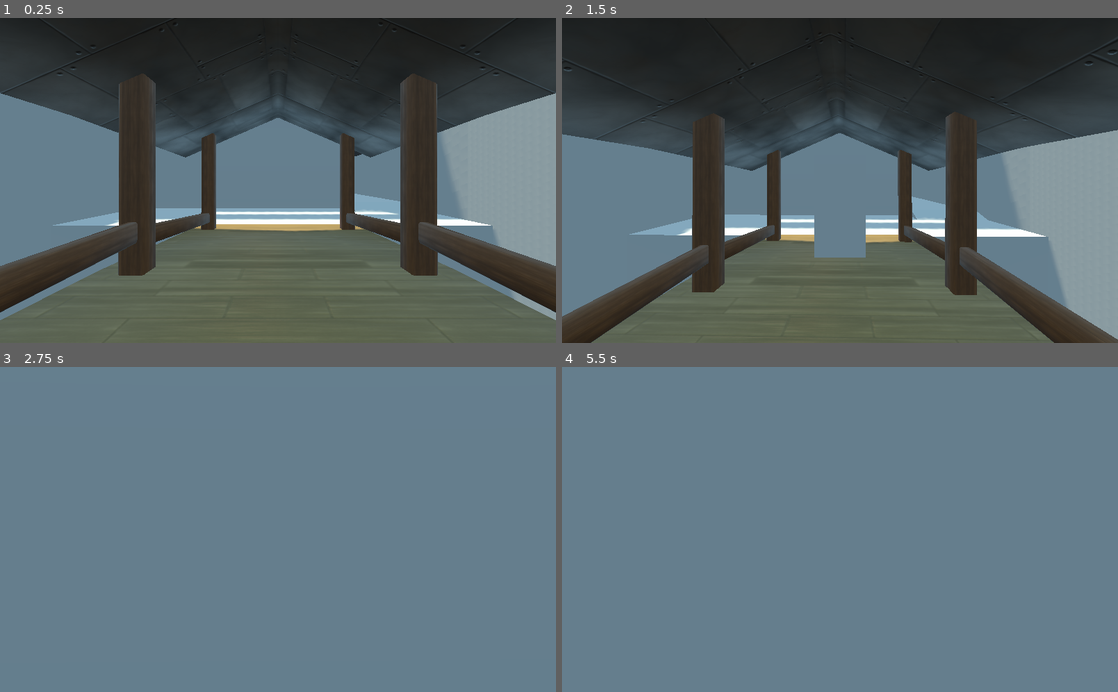
Above: before the commit, frames 1-4 (two rows, left to right).
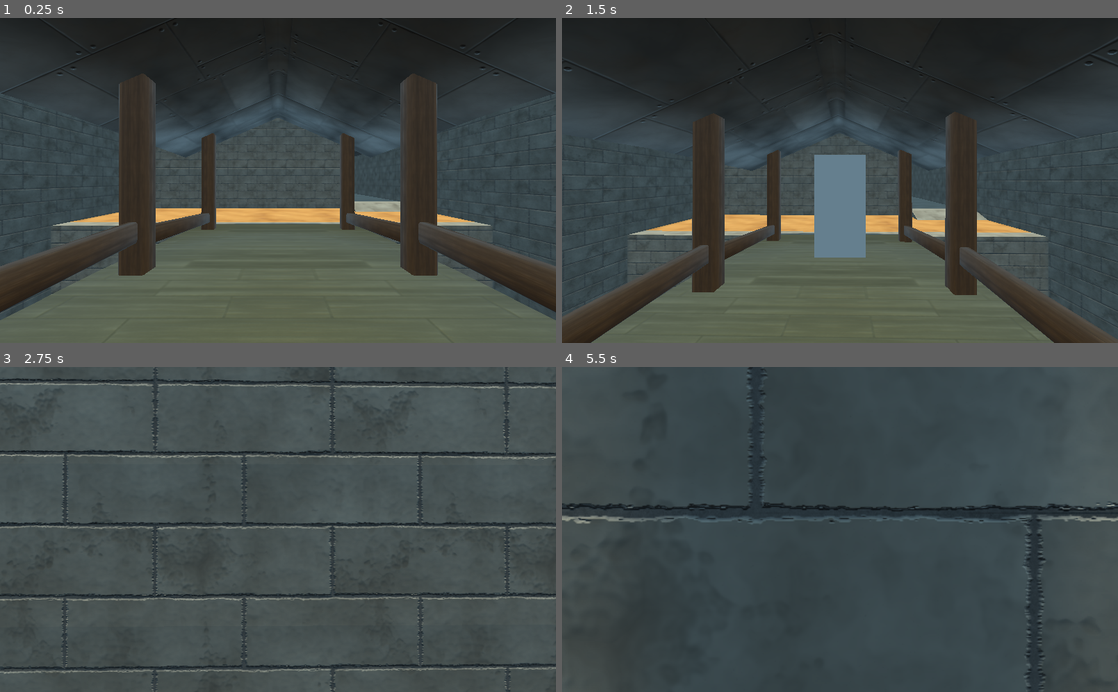
Above: after the commit, the same moments.

Repository: tf2professor/tf2_like_character_controller
Game: Godot game, scene res://source/levels/test_level.tscn
Two runs of this game, one before a commit and one after it. Both use one fixed random seed, a clock stepped at 60 frames per second and the inputs below. The project has no main scene, so this scene is started directly.
Inputs (mouse positions are in pixels of both pictures, inside the frame that each line leads up to):
- Up to frame 1 (0.25 s): no input
- Up to frame 2 (1.5 s): tap Enter at 0.5 s; move the mouse to (867, 180) at 0.52 s; hold W (move_forward) from 0.53 s (still down); tap P (change_camera) at 0.6 s; tap Space (jump) at 0.77 s; move the mouse to (812, 180) at 1.27 s; tap Ctrl (crouch) at 1.35 s
- Up to frame 3 (2.75 s): keep holding W (move_forward); tap Space (jump) at 1.52 s; move the mouse to (289, 523) at 2.02 s; tap P (change_camera) at 2.1 s
- Up to frame 4 (5.5 s): keep holding W (move_forward); move the mouse to (834, 536) at 2.77 s; tap Ctrl (crouch) at 2.85, 4.35 s; tap Space (jump) at 3.02, 3.77, 4.52 s; move the mouse to (878, 532) at 3.52 s; tap P (change_camera) at 3.6, 5.1 s; move the mouse to (795, 526) at 4.27 s; move the mouse to (845, 529) at 5.02 s

The runs differ from the first frame. In frame 1, 29% of the frame differs, in the area x 0-100%, y 23-93%; in frame 2, 28%; in frame 3, 100%; in frame 4, 100%, in the area x 0-100%, y 0-100%.

Commit message:
import finished level into godot

Diff:
--- a/tf2_like_fps_character/assets/models/twin_forts.tscn
+++ b/tf2_like_fps_character/assets/models/twin_forts.tscn
@@ -1,10 +1,13 @@
-[gd_scene load_steps=6 format=2]
+[gd_scene load_steps=9 format=2]
 
 [ext_resource path="res://assets/models/twin_forts.glb" type="PackedScene" id=1]
 [ext_resource path="res://assets/materials/wood_planks_yellow_rough.tres" type="Material" id=2]
 [ext_resource path="res://assets/materials/metal_sheet_rusty_brown.tres" type="Material" id=3]
 [ext_resource path="res://assets/materials/wood_brown_rough.tres" type="Material" id=4]
 [ext_resource path="res://assets/materials/wood_red_rough.tres" type="Material" id=5]
+[ext_resource path="res://assets/materials/concrete_blocks.tres" type="Material" id=6]
+[ext_resource path="res://assets/materials/concrete_basic.tres" type="Material" id=7]
+[ext_resource path="res://assets/materials/sand_and_pebbles.tres" type="Material" id=8]
 
 [node name="twin_forts" instance=ExtResource( 1 )]
 
@@ -13,3 +16,13 @@
 material/1 = ExtResource( 2 )
 material/2 = ExtResource( 5 )
 material/3 = ExtResource( 4 )
+
+[node name="Side1" parent="." index="2"]
+material/0 = ExtResource( 8 )
+material/1 = ExtResource( 6 )
+material/2 = ExtResource( 7 )
+
+[node name="Side2" parent="." index="4"]
+material/0 = ExtResource( 8 )
+material/1 = ExtResource( 6 )
+material/2 = ExtResource( 7 )
--- a/tf2_like_fps_character/source/levels/test_level.tscn
+++ b/tf2_like_fps_character/source/levels/test_level.tscn
@@ -4,10 +4,10 @@
 [ext_resource path="res://assets/models/twin_forts.tscn" type="PackedScene" id=2]
 
 [sub_resource type="GIProbeData" id=1]
-bounds = AABB( -21.9093, -12.5102, -38.3439, 43.8185, 25.0204, 76.6877 )
+bounds = AABB( -21.9093, -12.5102, -38.3439, 43.8186, 25.0204, 76.6878 )
 cell_size = 0.599123
-to_cell_xform = Transform( 1.66911, 0, 0, 0, 1.66911, 0, 0, 0, 1.66911, 36.5689, 20.8809, 64 )
-dynamic_data = PoolIntArray( 0, 8, 128, 64, 128, 1, 0, 0, 1086324736, 1110966272, 0, 0, 1102053376, 1110966272, 1065353216, 0, -1, -1, -1, -1, -1, -1, -1, -1, 0, 0, 8355711, 0 )
+to_cell_xform = Transform( 1.66911, 0, 0, 0, 1.66911, 0, 0, 0, 1.66911, 36.5689, 20.8808, 64 )
+dynamic_data = PoolIntArray( 0, 8, 128, 64, 128, 1, 0, 0, 1102053376, 1115160576, 1065353216, 1065353216, 1086324736, 1115160576, 0, 1065353216, -1, -1, -1, -1, -1, -1, -1, -1, 0, 0, 8355711, 0 )
 dynamic_range = 4
 energy = 0.3
 bias = 1.5
@@ -16,8 +16,8 @@
 
 [sub_resource type="ProceduralSky" id=2]
 sun_color = Color( 1, 0.992157, 0.858824, 1 )
-sun_latitude = 68.4
-sun_longitude = -22.27
+sun_latitude = 94.38
+sun_longitude = -22.24
 sun_energy = 1.5
 
 [sub_resource type="Environment" id=3]
@@ -31,7 +31,7 @@
 transform = Transform( 1, 0, 0, 0, 1, 0, 0, 0, 1, 0, 2, 0 )
 
 [node name="DirectionalLight" type="DirectionalLight" parent="."]
-transform = Transform( 0.928745, -0.347379, -0.129465, 0, -0.349226, 0.937039, -0.37072, -0.87027, -0.324342, 0, 20.9551, 0 )
+transform = Transform( -1, 8.74228e-08, 0, -7.6194e-09, -0.0871558, 0.996195, 8.70901e-08, 0.996195, 0.0871558, 0, 20.9551, 0 )
 light_color = Color( 1, 0.984314, 0.858824, 1 )
 shadow_enabled = true
 
Binary file changed: tf2_like_fps_character/assets/models/twin_forts.glb
Not shown, changed: resource_files/twin_forts.blend
Not shown, changed: resource_files/twin_forts.blend1
